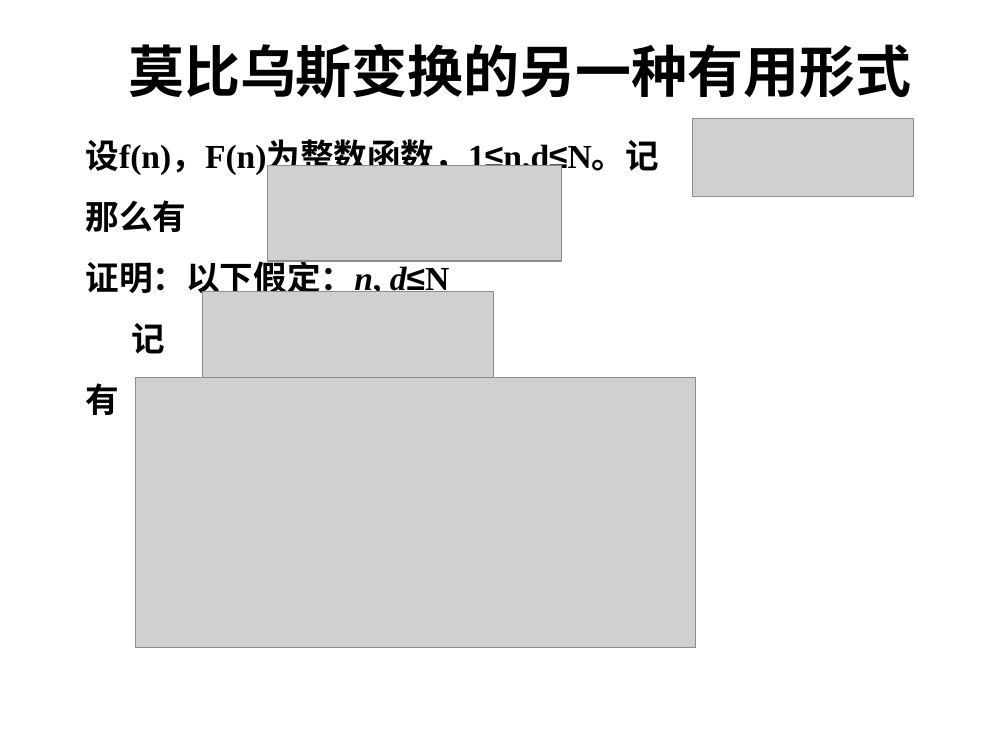
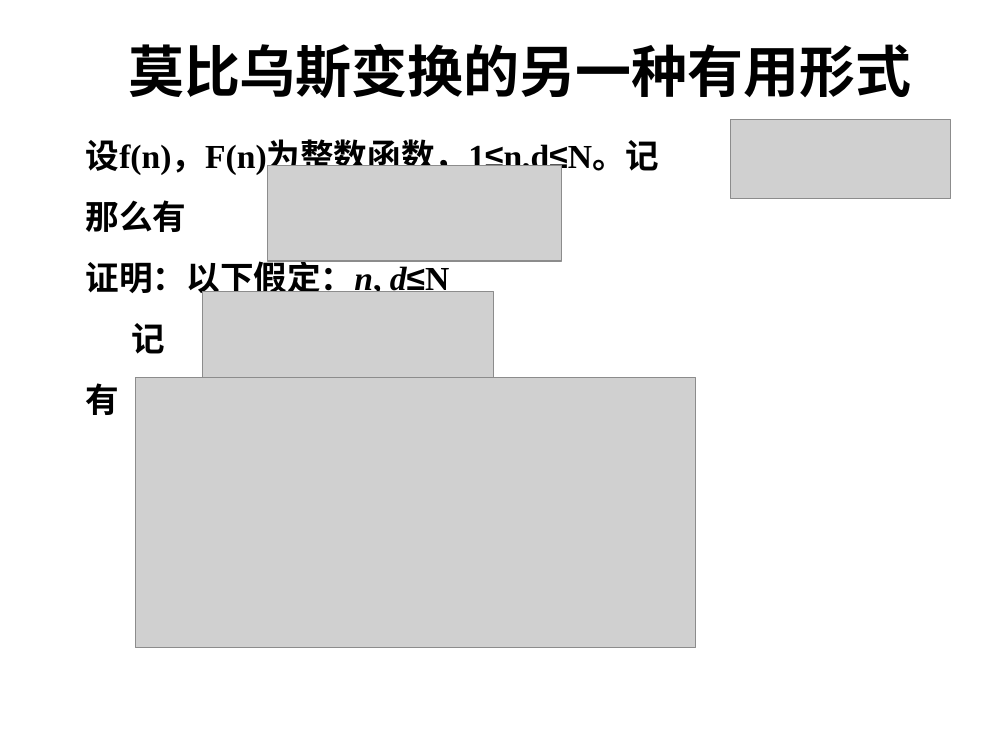
Before and after one commit to xiaohuihuigh/cpp, a slide deck: slide 19 of acm/acm选修/第7次课 莫比乌斯变换.ppt. Drawn at 1008x756 pixels with LibreOffice and Linux fonts; fonts in the diff are those of the drawing; grey boxes stand for pictures; background and template pictures are left out. Boxes give left, top, right and bottom in pixels: in the first picture for what was removed or moved away, otherwise in the second. Text is boxed around its words. In the diff, an @@ line names an element or a change of style, - is before the commit and + after.

```diff
--- a/acm/acm选修/第7次课 莫比乌斯变换.ppt
+++ b/acm/acm选修/第7次课 莫比乌斯变换.ppt
@@ text "设f(n)，F(n)为整数函数，1≤n,d≤N。记" at (86, 139, 660, 415): indent changed @@
@@ picture: place and size @@
-picture at (694, 118, 914, 197)
+picture at (730, 120, 951, 199)
```
Also in this commit, not shown: 48 other slides changed, 12 other files.
